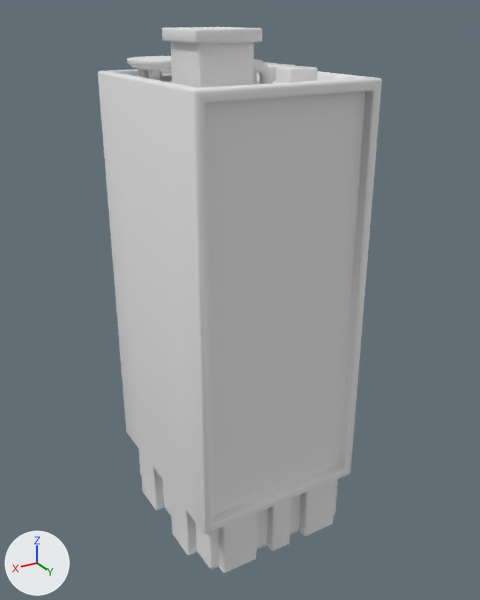
The FBX model Assets/NOTFUN/Cartoon City - Building Pack 1_1/Meshes/Building/Building_103.fbx as it was, and as the next commit left it.
One viewpoint serves both versions: a camera (50 mm lens) standing at (15.9, 27.2, 25.9) and looking at (-0.3, 0.3, 12.4). Every picture has the same lights, and +X, +Y and +Z are marked at lower left. Where no turn or scale is listed for an object, it has been applied to the vertices.

Names of what the first picture shows: 'Building_103'.
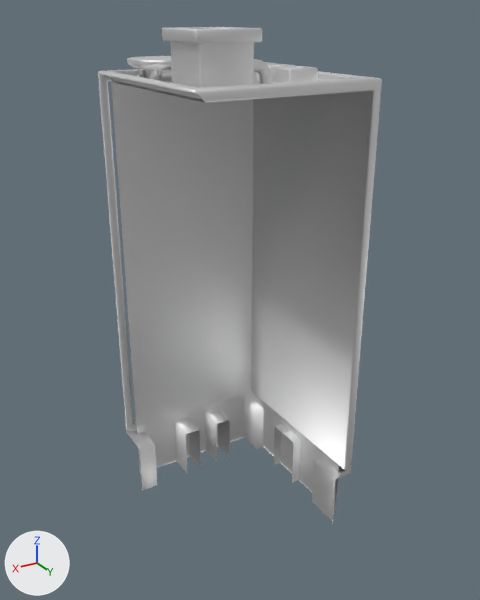
Location of each change, (x1, y1, x2, y2) in pixels of the pictures (480 x 600 px):
'Building_103', surface changed, reshaped (9% shorter): before (98, 27, 382, 573); after (98, 27, 382, 524)
part 1 of me_building_103, deleted: before (98, 74, 365, 573)

The change in detail:
In material 'M_City_tex' (mat_m_city_tex), metallic goes from 0.0 to 1.0.
me_building_103 is used by ob_building_103; location (0.0, 0.0, 0.0).
me_building_103 had 1491 vertices, 1268 faces and spanned x -4.5..4.5, y -5.0..5.0, z 0.0..25.4.
me_building_103 now has 1306 vertices, 1105 faces and spans x -4.5..4.5, y -5.0..5.0, z 0.0..25.4.
Part 1, on me_building_103:
185 vertices are removed from x -4.0..4.5, y -1.1..5.0, z 0.0..22.9.
163 faces are deleted.
